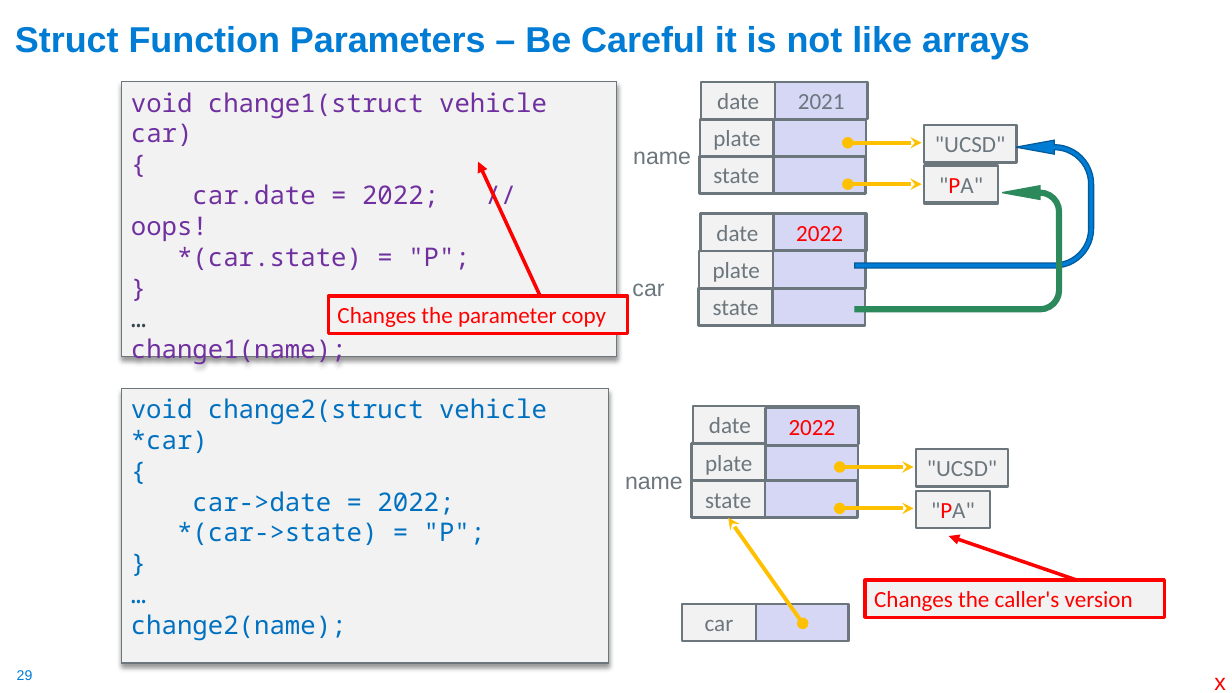
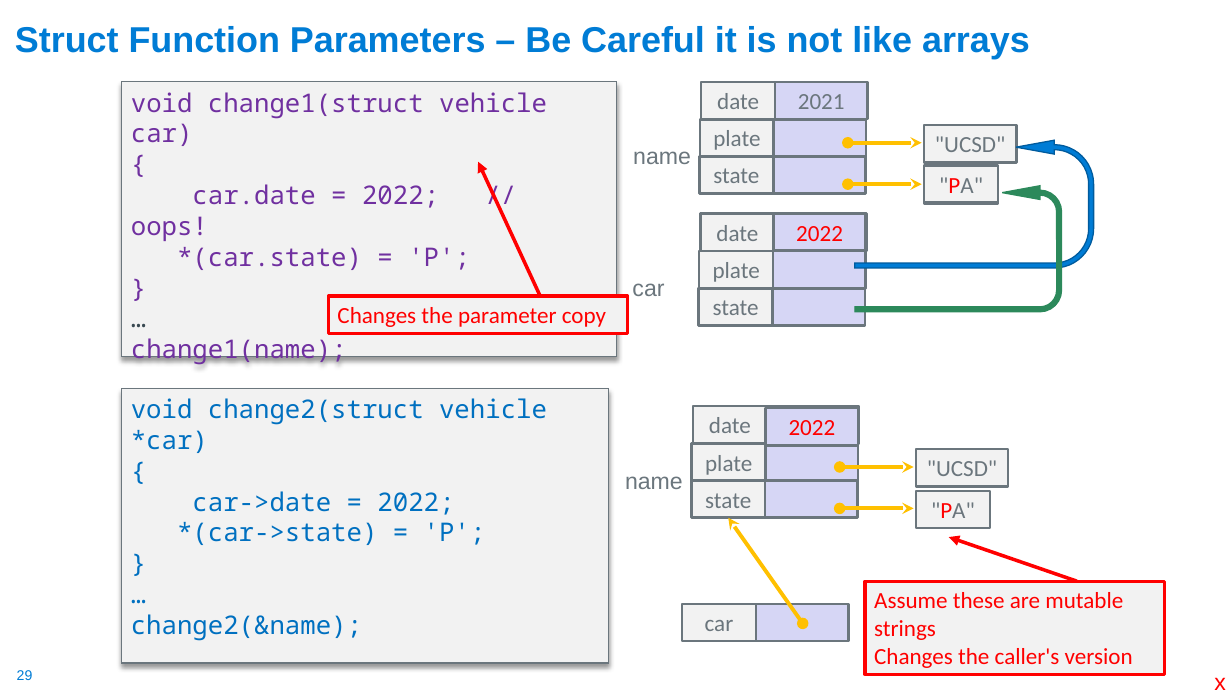
Before and after one commit to cse30-sp24/Muller-Slides, a slide deck: slide 29 of 03-C-Part3.pptx. Drawn at 1232x693 pixels with LibreOffice and Linux fonts; fonts in the diff are those of the drawing. Boxes give left, top, right and bottom in pixels: in the first picture for what was removed or moved away, otherwise in the second. Text is boxed around its words. In the diff, an @@ line names an element or a change of style, - is before the commit and + after.

```diff
--- a/03-C-Part3.pptx
+++ b/03-C-Part3.pptx
@@ text in rectangle at (x1=177, y1=247, x2=470, y2=270): text changed @@
-*(car.state) = "P";
+*(car.state) = 'P';
@@ text in rectangle at (x1=177, y1=522, x2=486, y2=545): text changed @@
-*(car->state) = "P";
+*(car->state) = 'P';
@@ rectangle "Assume these are mutable strings" resized from (x1=865, y1=580, x2=1165, y2=617) to (x1=865, y1=581, x2=1165, y2=675) @@
@@ text in rectangle at (x1=874, y1=592, x2=1123, y2=640): paragraph added @@
+Assume these are mutable strings
@@ text in rectangle at (x1=131, y1=614, x2=362, y2=641): text changed @@
-change2(name);
+change2(&name);
```
Also in this commit, not shown: 9 other slides changed, 2 other files.
